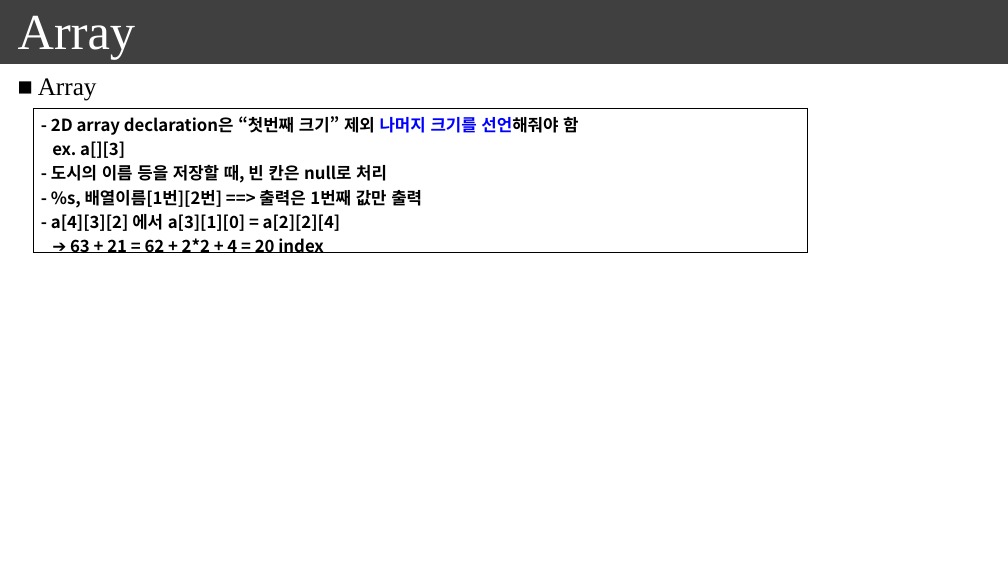
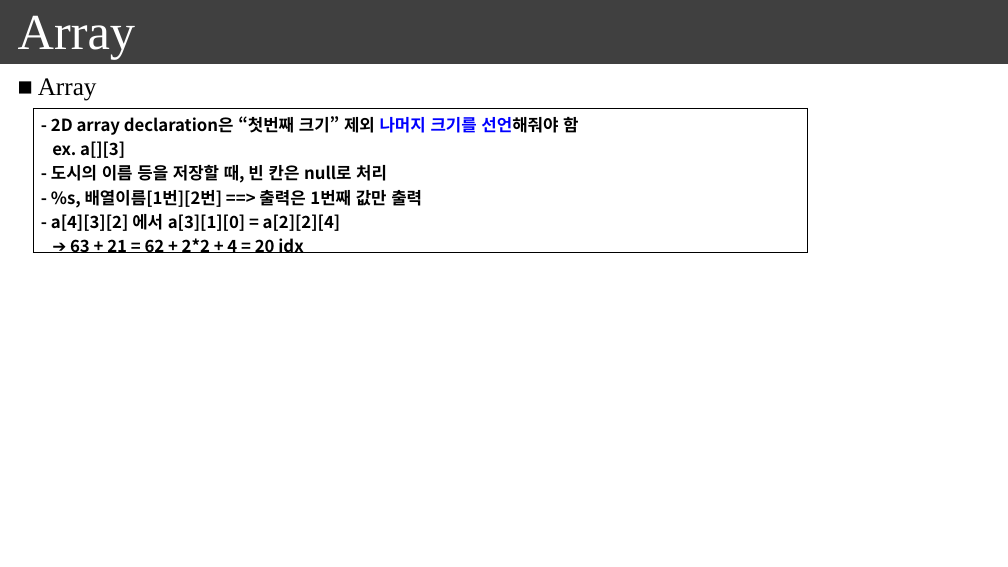
Before and after one commit to seonghokim/Study, a slide deck: slide 40 of everything in c.pptx (slide 38 before the commit). Drawn at 1008x567 pixels with LibreOffice and Linux fonts; fonts in the diff are those of the drawing. Boxes give left, top, right and bottom in pixels: in the first picture for what was removed or moved away, otherwise in the second. Text is boxed around its words. In the diff, an @@ line names an element or a change of style, - is before the commit and + after.

```diff
--- a/everything in c.pptx
+++ b/everything in c.pptx
@@ table at <box>33,108,808,257</box> @@
-row 1, column 1: - 2D array declaration은 “첫번째 크기” 제외 나머지 크기를 선언해줘야 함 / ex. a[][3] / - 도시의 이름 등을 저장할 때, 빈 칸은 null로 처리 / - %s, 배열이름[1번][2번] ==> 출력은 1번째 값만 출력 / - a[4][3][2] 에서 a[3][1][0] = a[2][2][4] / ➔ 63 + 21 = 62 + 2*2 + 4 = 20 index
+row 1, column 1: - 2D array declaration은 “첫번째 크기” 제외 나머지 크기를 선언해줘야 함 / ex. a[][3] / - 도시의 이름 등을 저장할 때, 빈 칸은 null로 처리 / - %s, 배열이름[1번][2번] ==> 출력은 1번째 값만 출력 / - a[4][3][2] 에서 a[3][1][0] = a[2][2][4] / ➔ 63 + 21 = 62 + 2*2 + 4 = 20 idx
```
Also in this commit, not shown: 13 other slides changed, 5 slides added.
